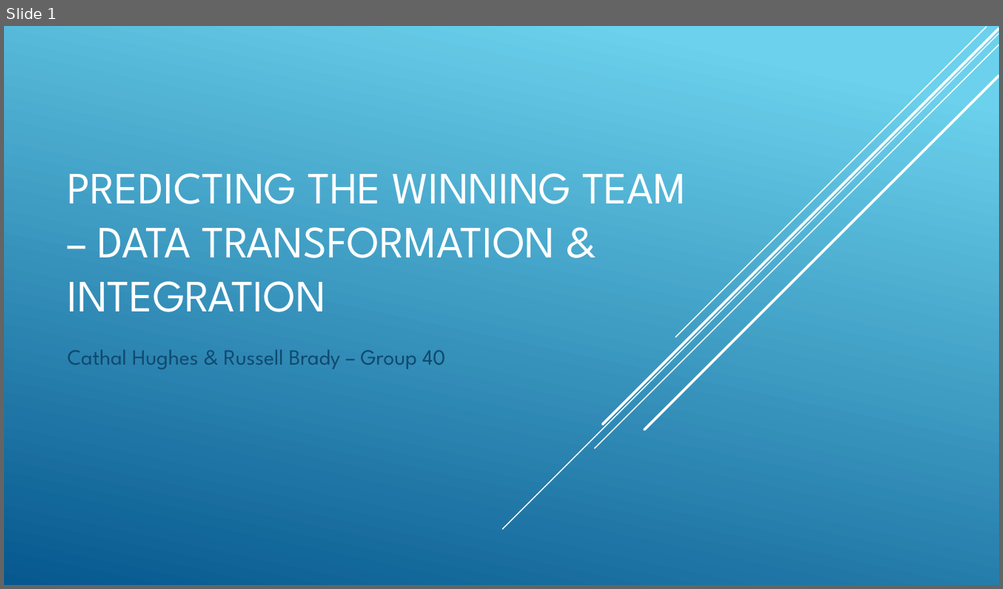
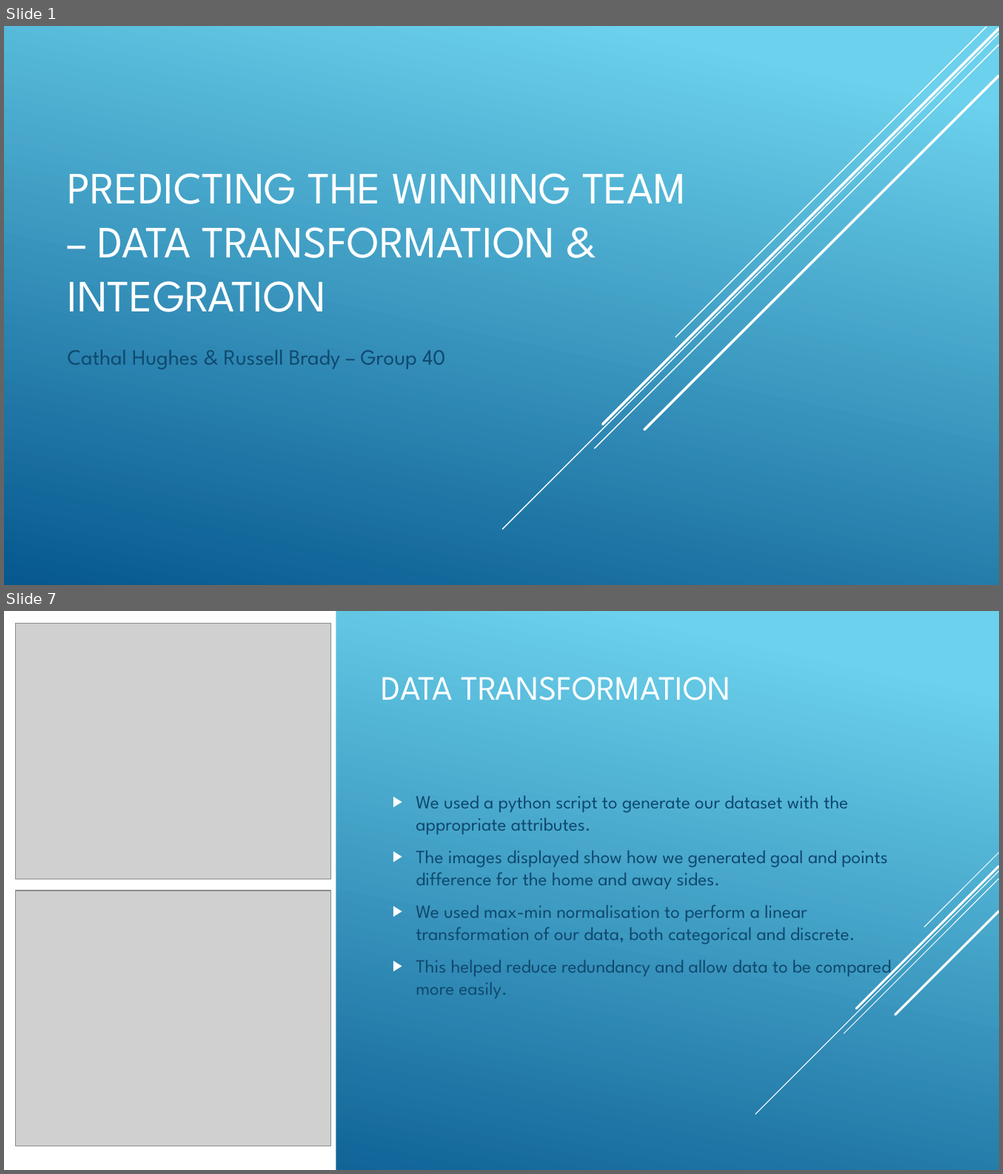
Before and after one commit to russell-brady/data-mining, a slide deck: Documents/WorkshopGroup40.pptx. Shown one above the other, each under a label of ours: slide 1 before the commit, slides 1 and 7 after it; the slides between them are not shown. The pictures are 1003x589 and 1003x1174 pixels, drawn with LibreOffice and Linux fonts; fonts in the diff are those of the drawing; grey boxes stand for pictures. Boxes give left, top, right and bottom in pixels: in the first picture for what was removed or moved away, otherwise in the second. Text is boxed around its words. In the diff, an @@ line names an element or a change of style, - is before the commit and + after.

```diff
--- a/Documents/WorkshopGroup40.pptx
+++ b/Documents/WorkshopGroup40.pptx
@@ slide 7 added at <box>4,611,999,1170</box>, background gradient #6ED2EB to #06588E @@
@@ rectangle added at <box>4,611,336,1170</box>, fill #FFFFFF @@
@@ picture added at <box>16,623,332,879</box> @@
@@ title added at <box>381,677,731,701</box>, 33 pt, text #FFFFFF @@
+DATA TRANSFORMATION
@@ text added at <box>415,796,891,999</box>, 18 pt, text #0F496F @@
+  ▶ We used a python script to generate our dataset with the appropriate attributes.
+  ▶ The images displayed show how we generated goal and points difference for the home and away sides.
+  ▶ We used max-min normalisation to perform a linear transformation of our data, both categorical and discrete.
+  ▶ This helped reduce redundancy and allow data to be compared more easily.
@@ picture added at <box>16,891,332,1147</box> @@
@@ group added at <box>755,853,999,1115</box>: 5 lines @@
```
Also in this commit, not shown: 6 slides changed, 1 other slide added, 2 slides removed, 13 other files.
